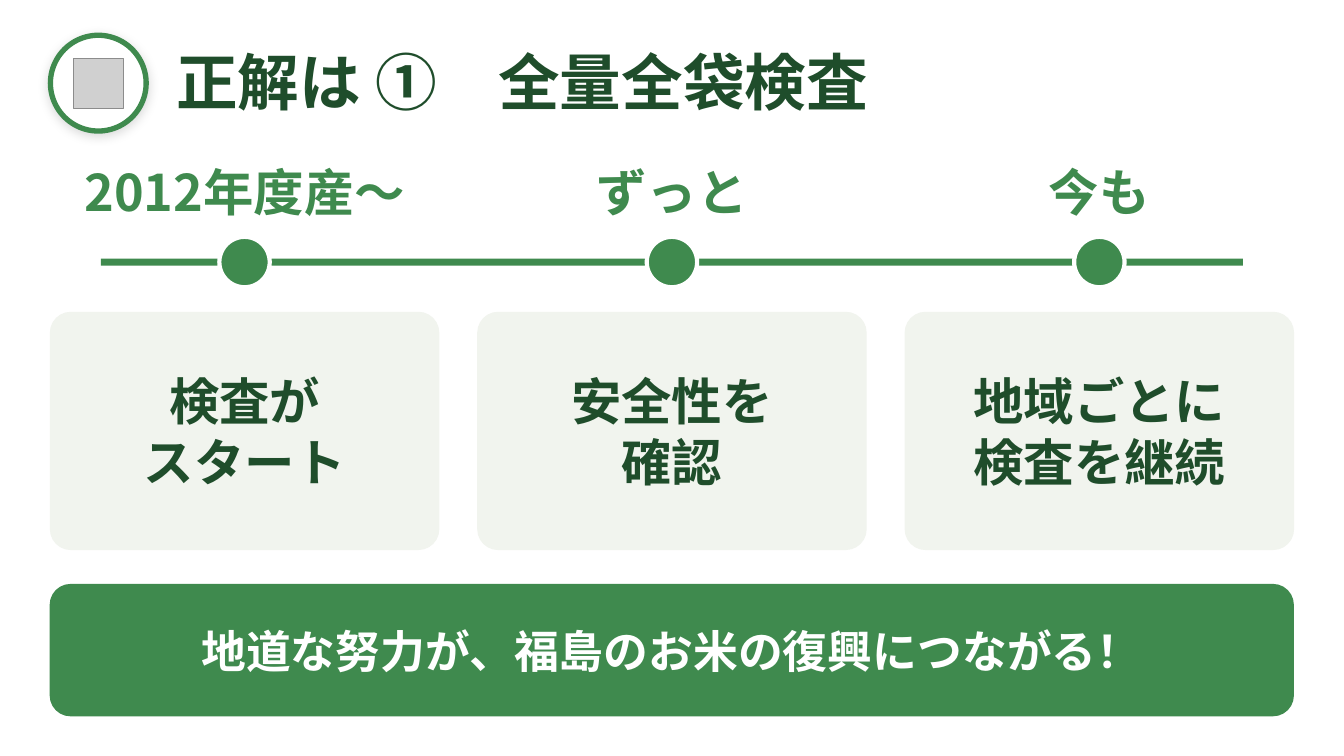
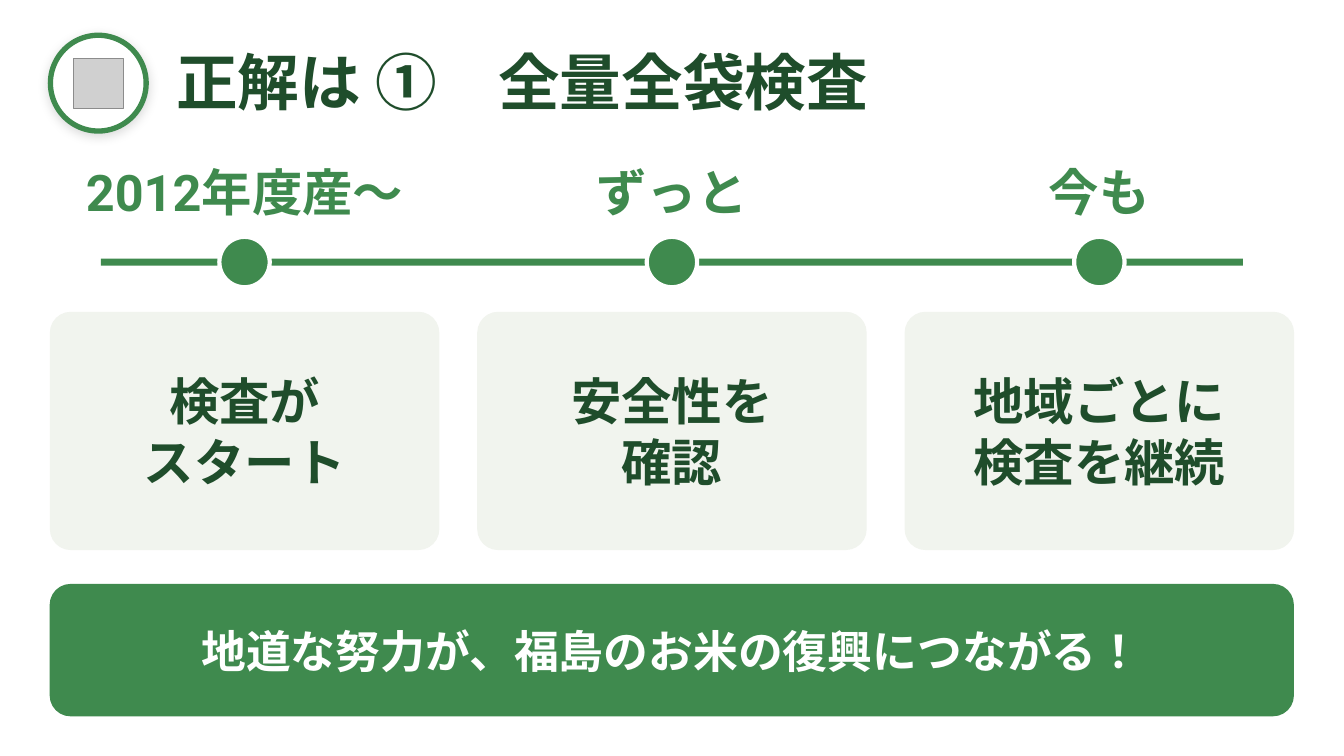
Before and after one commit to liberabitjp-hue/-, a slide deck: slide 11 of slides/お米アピール大作戦_発表スライド.pptx. Drawn at 1344x756 pixels with LibreOffice and Linux fonts; fonts in the diff are those of the drawing; grey boxes stand for pictures. Boxes give left, top, right and bottom in pixels: in the first picture for what was removed or moved away, otherwise in the second. Text is boxed around its words. In the diff, an @@ line names an element or a change of style, - is before the commit and + after.

```diff
--- a/slides/お米アピール大作戦_発表スライド.pptx
+++ b/slides/お米アピール大作戦_発表スライド.pptx
@@ font Noto Sans CJK JP to Roboto in 6 elements at [176, 52, 868, 111], [86, 168, 403, 216], [571, 377, 773, 486], [1049, 168, 1150, 216], [973, 376, 1225, 486], [201, 629, 1141, 672] @@
```
Also in this commit, not shown: 23 other slides changed.
